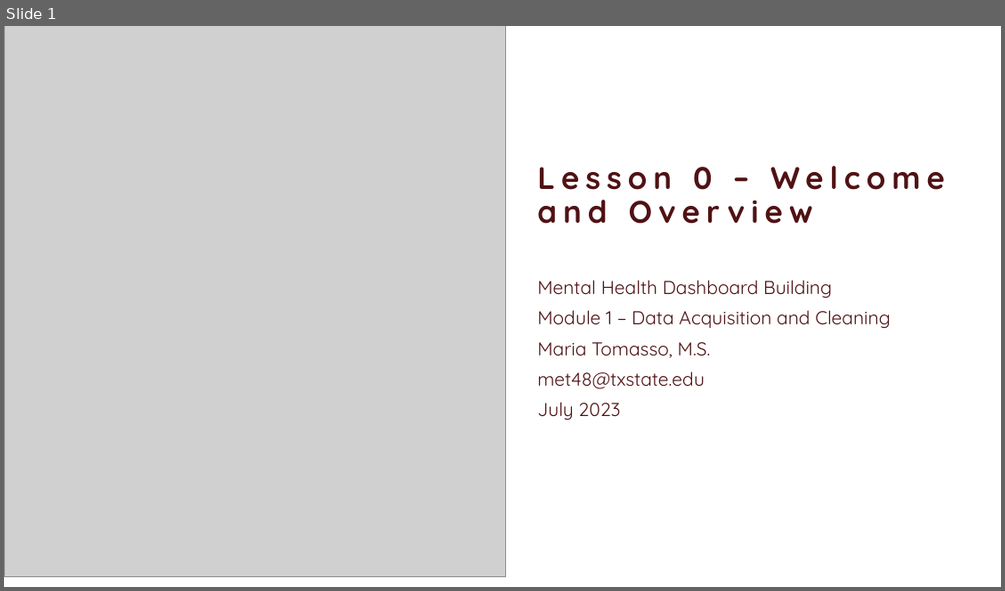
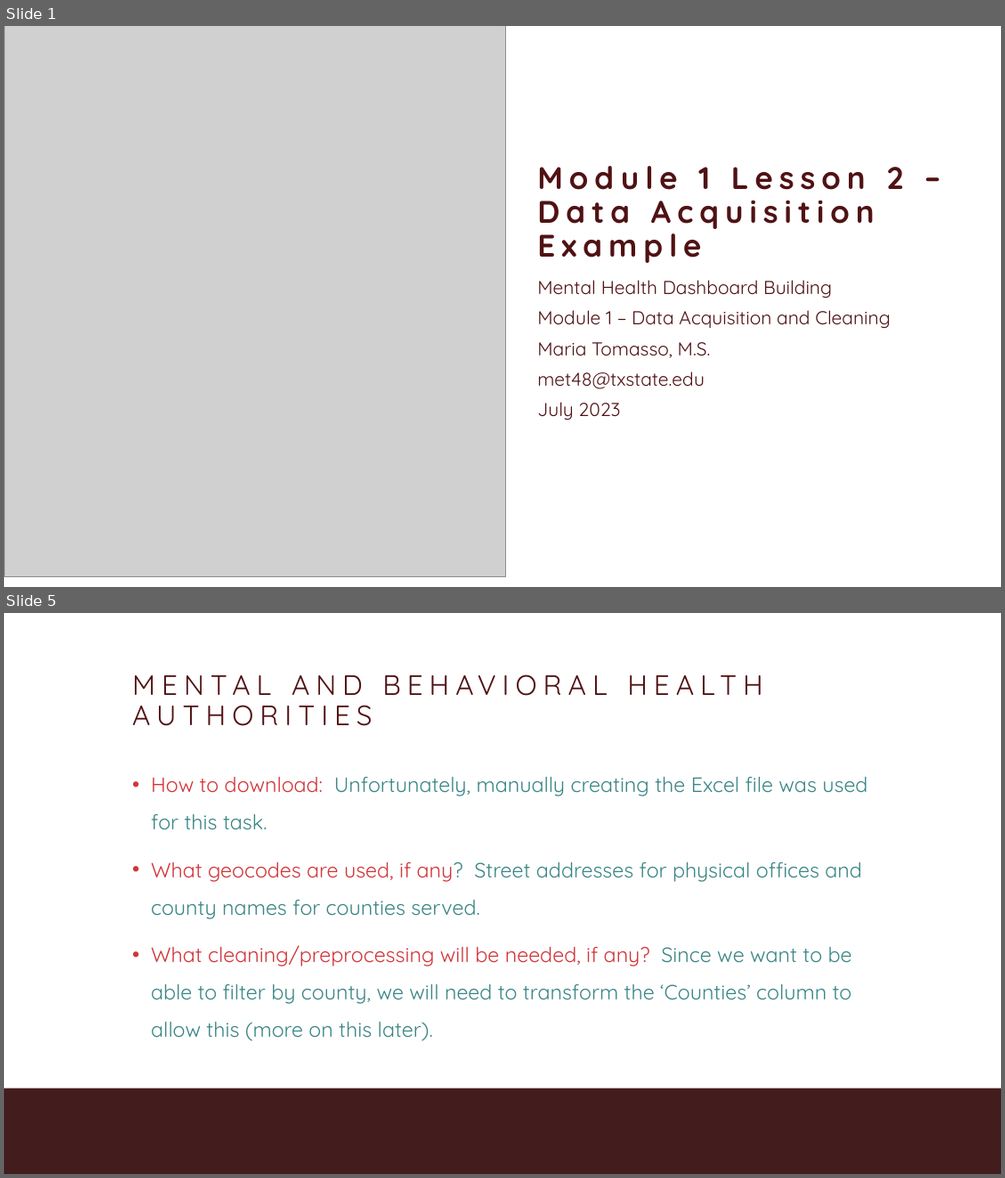
Before and after one commit to MariaElise-T/MH_Dashboard_Tutorial, a slide deck: Formatted Slides/Module1_Video2.pptx. Shown one above the other, each under a label of ours: slide 1 before the commit, slides 1 and 5 after it; the slides between them are not shown. The pictures are 1005x591 and 1005x1178 pixels, drawn with LibreOffice and Linux fonts; fonts in the diff are those of the drawing; grey boxes stand for pictures; background and template pictures are left out. Boxes give left, top, right and bottom in pixels: in the first picture for what was removed or moved away, otherwise in the second. Text is boxed around its words. In the diff, an @@ line names an element or a change of style, - is before the commit and + after.

```diff
--- a/Formatted Slides/Module1_Video2.pptx
+++ b/Formatted Slides/Module1_Video2.pptx
@@ slide 5 added at <box>4,613,1001,1174</box>, background #FFFFFF; not listed: 1 template element that a slide beside it also shows @@
@@ title added at <box>132,705,372,726</box>, 54 pt, text #501214 @@
+MENTAL AND BEHAVIORAL HEALTH AUTHORITIES
@@ text added at <box>151,777,867,1041</box>, 40 pt, text #3B8686 @@
+• How to download: Unfortunately, manually creating the Excel file was used for this task.
+• What geocodes are used, if any? Street addresses for physical offices and county names for counties served.
+• What cleaning/preprocessing will be needed, if any? Since we want to be able to filter by county, we will need to transform the ‘Counties’ column to allow this (more on this later).
@@ slide 1 changed as well @@
@@ title at <box>537,166,904,263</box>: text changed @@
-Lesson 0 – Welcome and Overview
+Module 1 Lesson 2 – Data Acquisition Example
```
Also in this commit, not shown: 2 other slides changed, 16 other slides added, 9 other files.
